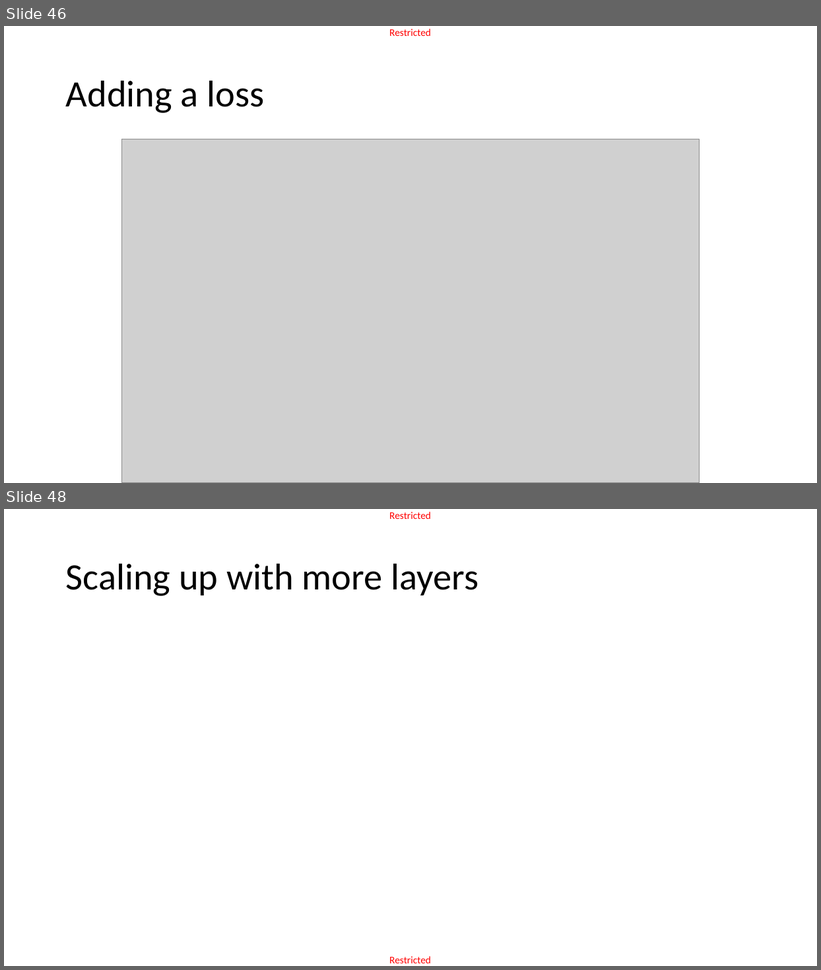
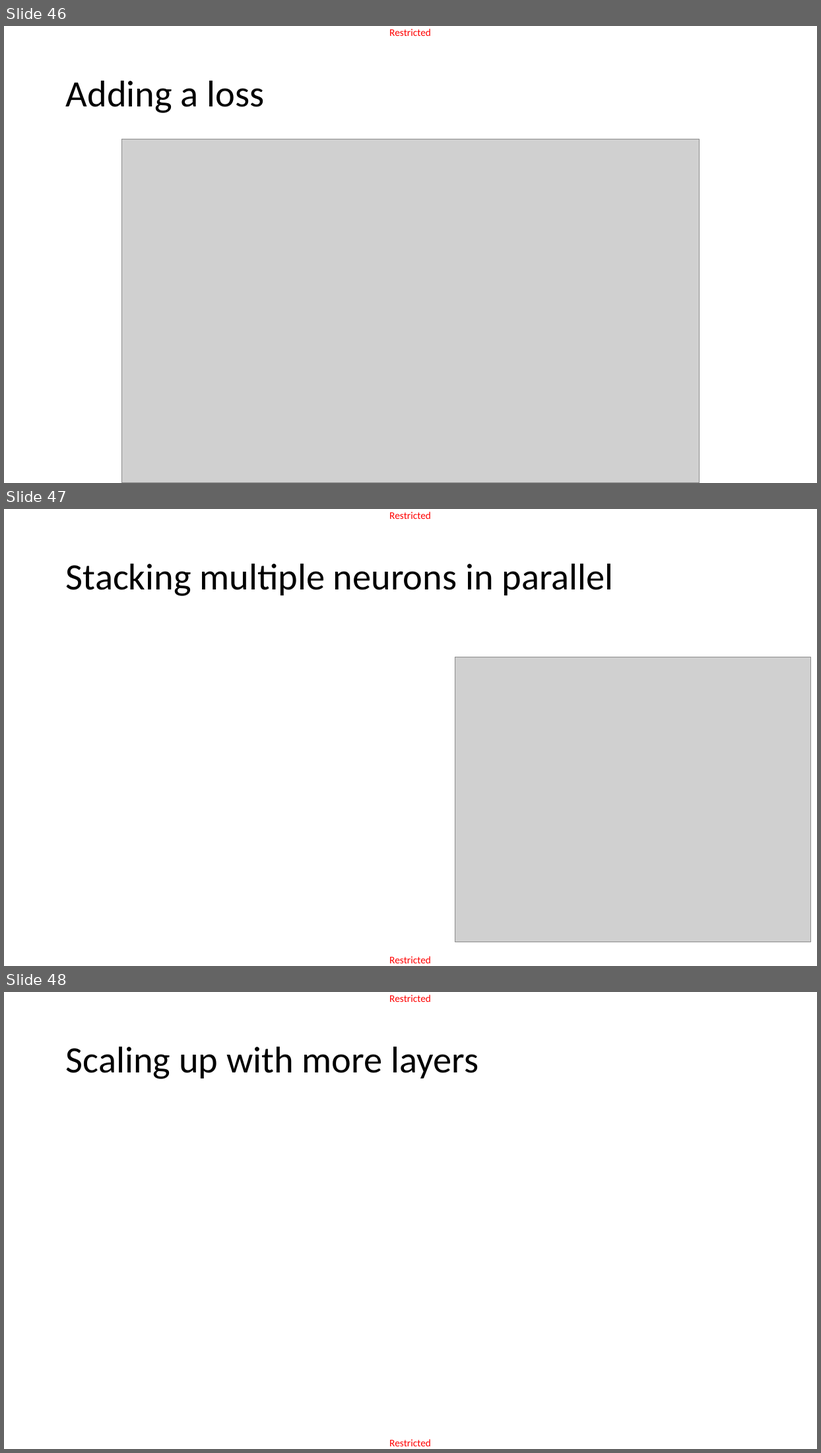
Before and after one commit to matthieudemari/SUTD_DL_50_039, a slide deck: W1/3. W1S3 final/W1S3.pptx. Shown one above the other, each under a label of ours: slides 46 and 48 before the commit, slides 46, 47 and 48 after it; the slides between them are not shown. The pictures are 821x970 and 821x1453 pixels, drawn with LibreOffice and Linux fonts; fonts in the diff are those of the drawing; grey boxes stand for pictures. Boxes give left, top, right and bottom in pixels: in the first picture for what was removed or moved away, otherwise in the second. Text is boxed around its words. In the diff, an @@ line names an element or a change of style, - is before the commit and + after.

```diff
--- a/W1/3. W1S3 final/W1S3.pptx
+++ b/W1/3. W1S3 final/W1S3.pptx
@@ slide 47 added at bbox=[4, 509, 817, 966], background #FFFFFF; not listed: 2 template elements that a slide beside it also shows @@
@@ title added at bbox=[66, 563, 614, 596], 44 pt, text #000000 @@
+Stacking multiple neurons in parallel
@@ picture added at bbox=[455, 657, 812, 942] @@
```
Also in this commit, not shown: 3 slides changed, 1 other slide added, 1 slide removed, 1 other file.
